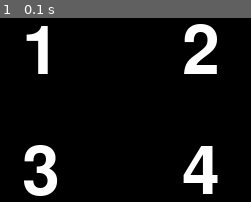
Above: before the commit, frame 1.
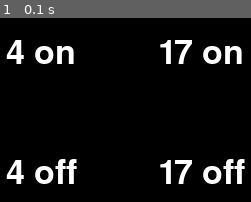
Above: after the commit, the same moment.

Repository: jerbly/tutorials
Game: pygame game, started from pygamelcd/test3.py
Two runs of this game, one before a commit and one after it. Both use one fixed random seed, a clock stepped at 60 frames per second and the inputs below. The source is Python 2; it was converted automatically to run under Python 3.
Inputs:
- Up to frame 1 (0.1 s): no input

The runs differ from the first frame. In frame 1, 12% of the frame differs, in the area x 2-98%, y 3-97%.

Commit message:
Hooked up to GPIs 4 and 17

Diff:
--- a/pygamelcd/test3.py
+++ b/pygamelcd/test3.py
@@ -7,15 +7,12 @@
 from pygame.locals import *
 import os
 from time import sleep
-#import RPi.GPIO as GPIO
+import RPi.GPIO as GPIO
 
-#Note #21 changed to #27 for rev2 Pi
-button_map = {23:(255,0,0), 22:(0,255,0), 27:(0,0,255), 18:(0,0,0)}
-
-#Setup the GPIOs as inputs with Pull Ups since the buttons are connected to GND
-# GPIO.setmode(GPIO.BCM)
-# for k in button_map.keys():
-#     GPIO.setup(k, GPIO.IN, pull_up_down=GPIO.PUD_UP)
+#Setup the GPIOs as outputs - only 4 and 17 are available
+GPIO.setmode(GPIO.BCM)
+GPIO.setup(4, GPIO.OUT)
+GPIO.setup(17, GPIO.OUT)
 
 #Colours
 WHITE = (255,255,255)
@@ -25,31 +22,23 @@
 os.putenv('SDL_MOUSEDEV', '/dev/input/touchscreen')
 
 pygame.init()
-#pygame.mouse.set_visible(False)
+pygame.mouse.set_visible(False)
 lcd = pygame.display.set_mode((320, 240))
 lcd.fill((0,0,0))
 pygame.display.update()
 
-font_big = pygame.font.Font(None, 100)
+font_big = pygame.font.Font(None, 50)
 
-touch_buttons = {1:(80,60), 2:(240,60), 3:(80,180), 4:(240,180)}
+touch_buttons = {'4 on':(80,60), '17 on':(240,60), '4 off':(80,180), '17 off':(240,180)}
 
 for k,v in touch_buttons.items():
-    text_surface = font_big.render('%d'%k, True, WHITE)
+    text_surface = font_big.render('%s'%k, True, WHITE)
     rect = text_surface.get_rect(center=v)
     lcd.blit(text_surface, rect)
 
 pygame.display.update()
 
 while True:
-    # Scan the buttons
-#     for (k,v) in button_map.items():
-#         if GPIO.input(k) == False:
-#             lcd.fill(v)
-#             text_surface = font_big.render('%d'%k, True, WHITE)
-#             rect = text_surface.get_rect(center=(160,120))
-#             lcd.blit(text_surface, rect)
-#             pygame.display.update()
     # Scan touchscreen events
     for event in pygame.event.get():
         if(event.type is MOUSEBUTTONDOWN):
@@ -62,13 +51,17 @@
             x,y = pos
             if y < 120:
                 if x < 160:
-                    print "1"
+                    print "4 on"
+                    GPIO.output(4, True)
                 else:
-                    print "2"
+                    print "17 on"
+                    GPIO.output(17, True)
             else:
                 if x < 160:
-                    print "3"
+                    print "4 off"
+                    GPIO.output(4, False)
                 else:
-                    print "4"
+                    print "17 off"
+                    GPIO.output(17, False)
 
     sleep(0.1)
